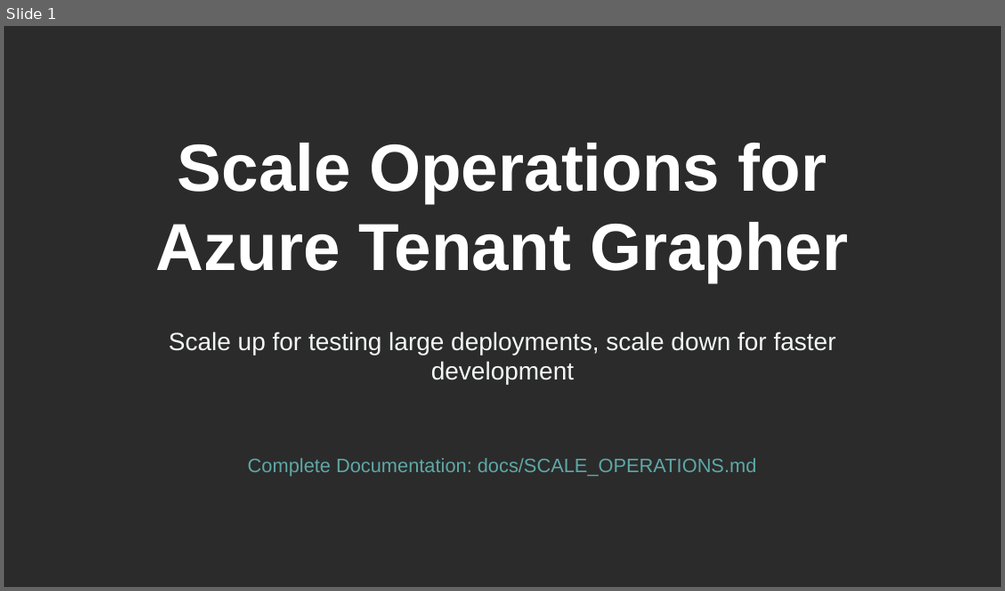
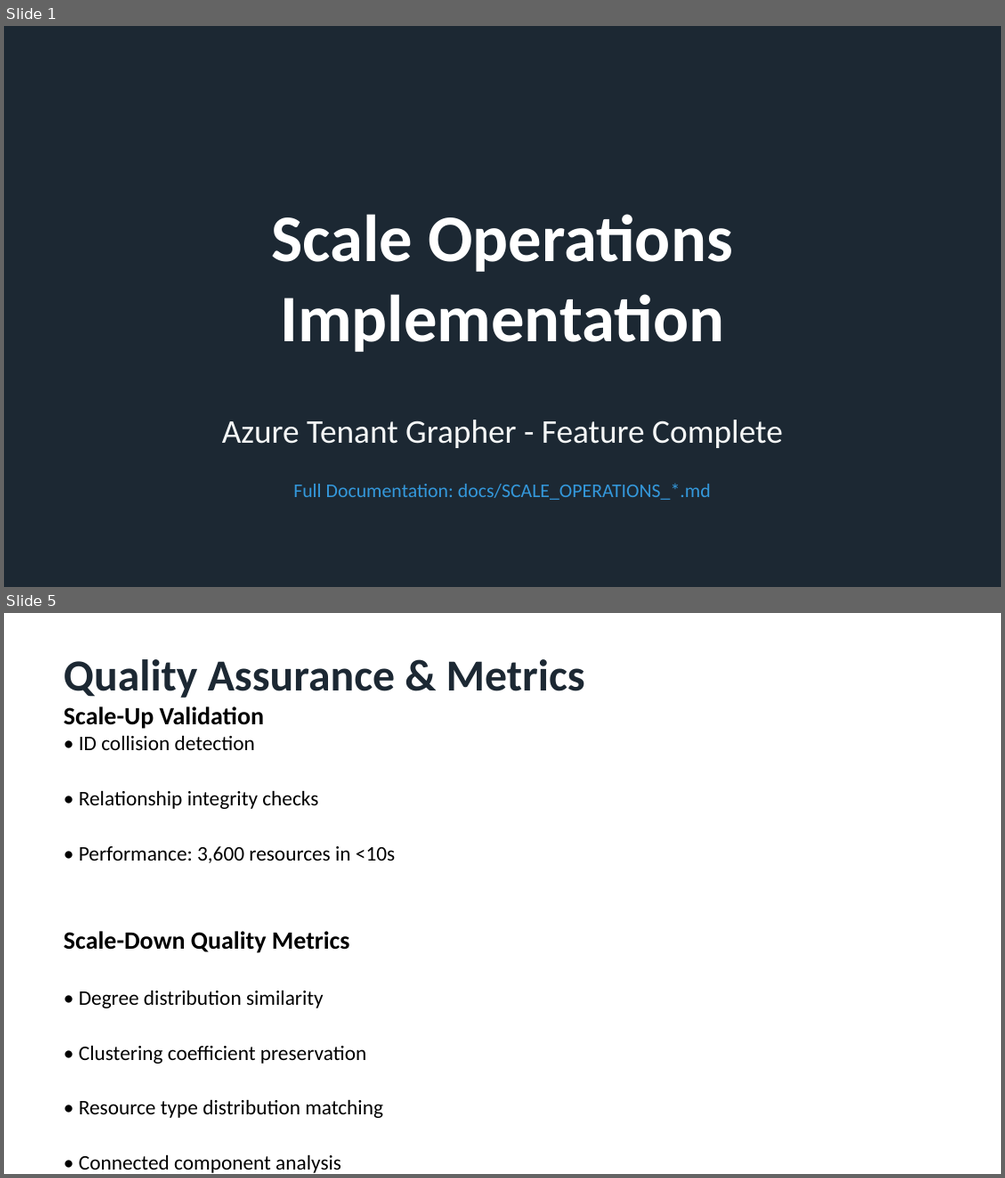
Before and after one commit to rysweet/azure-tenant-grapher, a slide deck: Scale_Operations_Implementation.pptx. Shown one above the other, each under a label of ours: slide 1 before the commit, slides 1 and 5 after it; the slides between them are not shown. The pictures are 1005x591 and 1005x1178 pixels, drawn with LibreOffice and Linux fonts; fonts in the diff are those of the drawing; background and template pictures are left out; a plain dark background stands for a picture behind light text. Boxes give left, top, right and bottom in pixels: in the first picture for what was removed or moved away, otherwise in the second. Text is boxed around its words. In the diff, an @@ line names an element or a change of style, - is before the commit and + after.

```diff
--- a/Scale_Operations_Implementation.pptx
+++ b/Scale_Operations_Implementation.pptx
@@ slide 5 added at bbox=[4, 613, 1001, 1174], background #FFFFFF @@
@@ text added at bbox=[64, 659, 585, 698], 32 pt, text #1C2833, bold @@
+Quality Assurance & Metrics
@@ text added at bbox=[64, 706, 395, 1173], 15 pt, text #000000 @@
+Scale-Up Validation
+• ID collision detection
+• Relationship integrity checks
+• Performance: 3,600 resources in <10s
+Scale-Down Quality Metrics
+• Degree distribution similarity
+• Clustering coefficient preservation
+• Resource type distribution matching
+• Connected component analysis
@@ slide 1 changed as well @@
@@ background picture (left out) to #1C2833 @@
@@ text at bbox=[272, 214, 733, 352]: text changed; font Arial to Calibri @@
-Scale Operations for Azure Tenant Grapher
+Scale Operations
+Implementation
@@ vertical alignment top to middle in 3 elements at bbox=[293, 483, 711, 499], bbox=[272, 214, 733, 352], bbox=[222, 419, 783, 448] @@
@@ text at bbox=[222, 419, 783, 448]: text changed; size 18 to 24 pt; font Arial to Calibri @@
-Scale up for testing large deployments, scale down for faster development
+Azure Tenant Grapher - Feature Complete
@@ text at bbox=[293, 483, 711, 499]: text changed; font Arial to Calibri; text colour #5EA8A7 to #3498DB @@
-Complete Documentation: docs/SCALE_OPERATIONS.md
+Full Documentation: docs/SCALE_OPERATIONS_*.md
```
Also in this commit, not shown: 9 other slides added, 10 slides removed.
